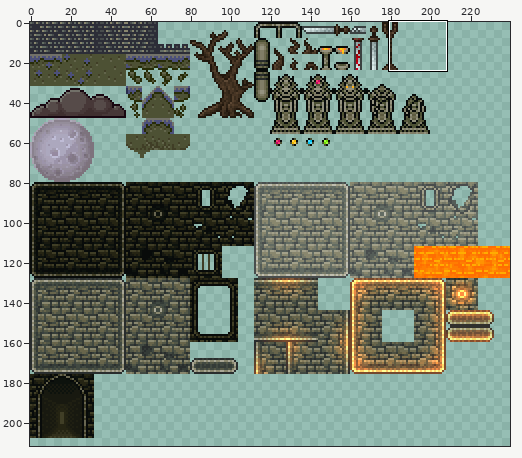
Sprite sheet -- media/scene.png. Above: a wide view before the commit, with the close-up outlined.
Close-up. As it was:
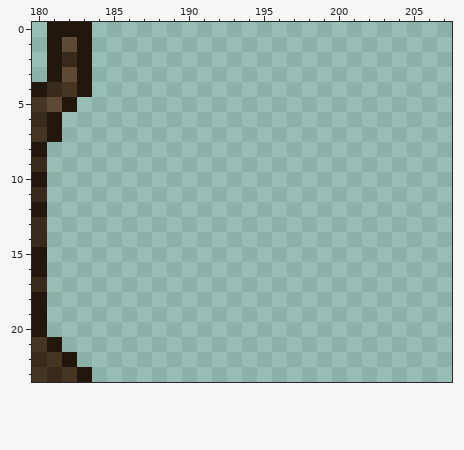
The file is 240x240 pixels. Colours within 5 levels of each other are drawn and written as one. Shown: x 180..207, y 0..23. The wide view leaves out empty margins.
Once edited:
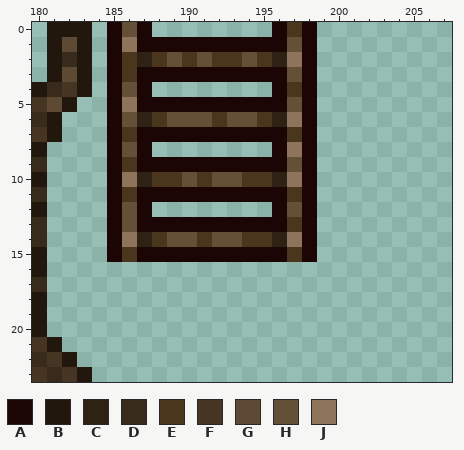
Palette (. is transparent): A #1b0505  B #21170d  C #2e2215  D #392b1c  E #4a351d  F #473524  G #5e4935  H #635037  J #8d745b
Log entry: Ladder graphics and teleport level
From old to new:
y 0: x 185..187 ... -> AHA; x 196..198 ... -> AEA
y 1: x 185..198 .............. -> AJAAAAAAAAAAHA
y 2: x 185..198 .............. -> AECEHEHEEHECJA
y 3: x 185..198 .............. -> AEAAAAAAAAAAHA
y 4: x 185..187 ... -> AHA; x 196..198 ... -> AEA
y 5: x 185..198 .............. -> AJAAAAAAAAAAHA
y 6: x 185..198 .............. -> AHCEHHHEHHECJA
y 7: x 185..198 .............. -> AEAAAAAAAAAAEA
y 8: x 185..187 ... -> AHA; x 196..198 ... -> AJA
y 9: x 185..198 .............. -> AEAAAAAAAAAAHA
y 10: x 185..198 .............. -> AJCEEHEHHEECJA
y 11: x 185..198 .............. -> AEAAAAAAAAAAEA
y 12: x 185..187 ... -> AHA; x 196..198 ... -> AHA
y 13: x 185..198 .............. -> AHAAAAAAAAAAEA
y 14: x 185..198 .............. -> AJCEHHEHHEECJA
y 15: x 185..198 .............. -> AEAAAAAAAAAAEA
Changed places in both close-ups, as pixel boxes (x1, y1, x2, y2):
added: (107, 22, 317, 262)
